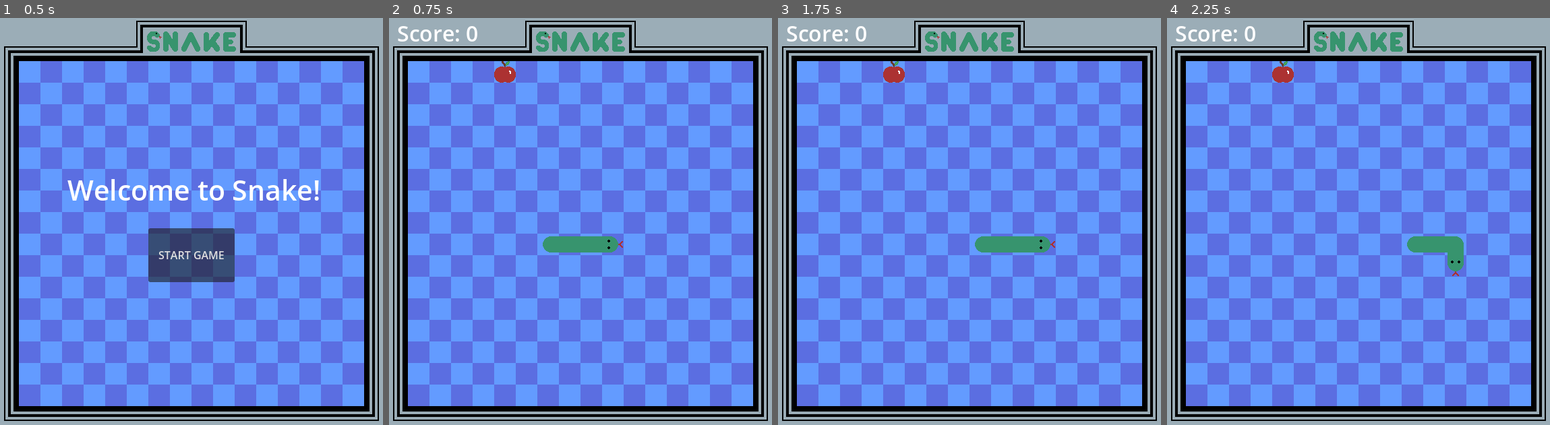
Above: before the commit, frames 1-4 (left to right).
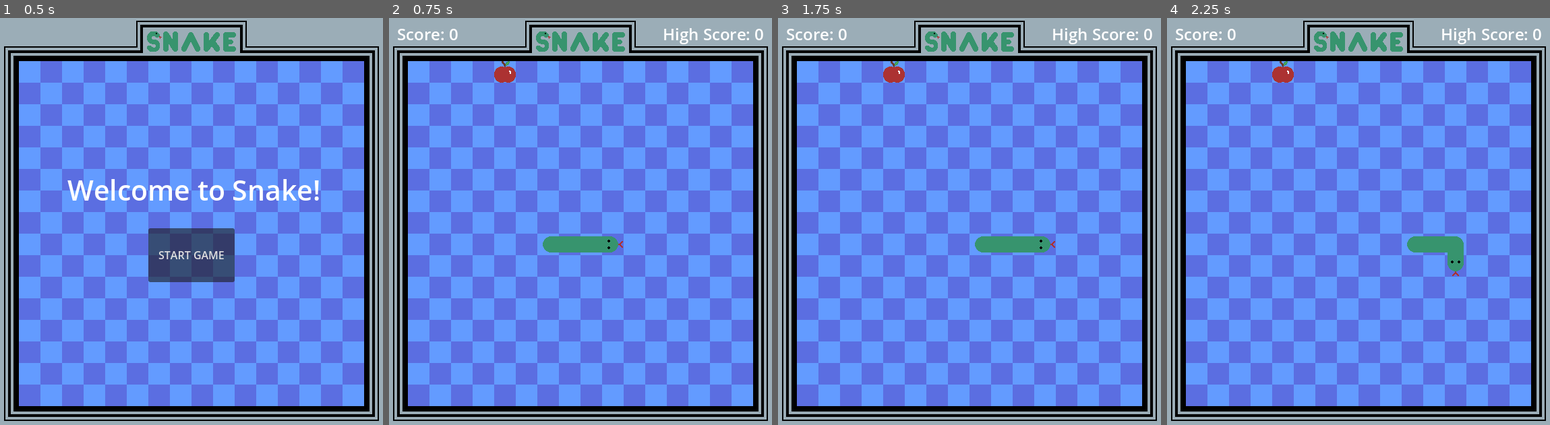
Above: after the commit, the same moments.

Repository: conor-wilson/snake
Game: Godot game, scene res://scenes/main.tscn
The game is run twice, just before and just after one commit, with the same random seed, the same clock (stepped at 60 frames per second) and the same inputs.
Inputs:
- Up to frame 1 (0.5 s): no input
- Up to frame 2 (0.75 s): click "START GAME" at 0.5 s
- Up to frame 3 (1.75 s): tap Enter at 1.25 s; hold Right (move_right) from 1.28 s (still down)
- Up to frame 4 (2.25 s): release Right (move_right) at 2.03 s; hold Down (move_down) from 2.03 s (still down)

Frame 1 is identical in both runs. In frame 2, 0.7% of the frame differs, in the area x 2-98%, y 1-7%; in frame 3, 0.7%; in frame 4, 0.7%.
Error before the commit: Attempt to call function 'hide' in base 'null instance' on a null instance. (res://scenes/HUD.gd:15)

Commit message:
Updated Main scene to save high score when it gets beaten

Diff:
--- a/scenes/hud.tscn
+++ b/scenes/hud.tscn
@@ -12,7 +12,7 @@
 events = [SubResource("InputEventAction_khdbe")]
 
 [sub_resource type="LabelSettings" id="LabelSettings_ve6is"]
-font_size = 32
+font_size = 24
 
 [node name="HUD" type="CanvasLayer"]
 script = ExtResource("1_qdk3y")
@@ -43,5 +43,15 @@
 offset_bottom = 48.0
 text = "Score: 123"
 label_settings = SubResource("LabelSettings_ve6is")
+vertical_alignment = 1
+
+[node name="HighScore" type="Label" parent="."]
+offset_left = 352.0
+offset_right = 592.0
+offset_bottom = 48.0
+text = "High Score: 123"
+label_settings = SubResource("LabelSettings_ve6is")
+horizontal_alignment = 2
+vertical_alignment = 1
 
 [connection signal="pressed" from="StartButton" to="." method="_on_start_button_pressed"]
--- a/scenes/main.gd
+++ b/scenes/main.gd
@@ -21,6 +21,7 @@
 
 	# Start the game
 	$HUD.update_score(score)
+	$HUD.update_high_score(save_data.high_score)
 	$HUD.show_in_game_hud()
 	$Snake.spawn_new_snake()
 
@@ -36,6 +37,13 @@
 
 func game_over():
 	game_state = GameState.GAME_OVER
+
+	# If there's a new high-score, save it!
+	if score > save_data.high_score:
+		save_data.high_score = score
+		save_data.save()
+
+	# Update HUD
 	$HUD.show_game_over_screen(score)
 	$Snake.stop_ticker()
 
@@ -53,6 +61,10 @@
 func _on_snake_apple_eaten():
 	score += 1
 	$HUD.update_score(score)
+
+	# Update high score if it's been beaten
+	if score > save_data.high_score:
+		$HUD.update_high_score(score)
 
 func _on_hud_start_game():
 	match game_state:
